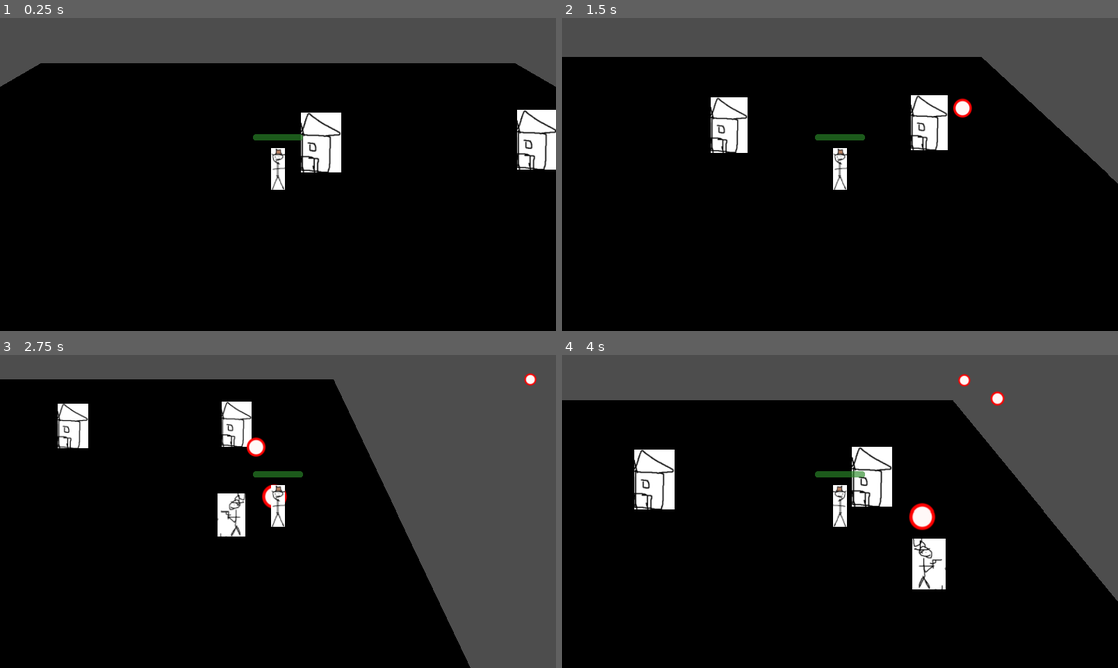
Above: before the commit, frames 1-4 (two rows, left to right).
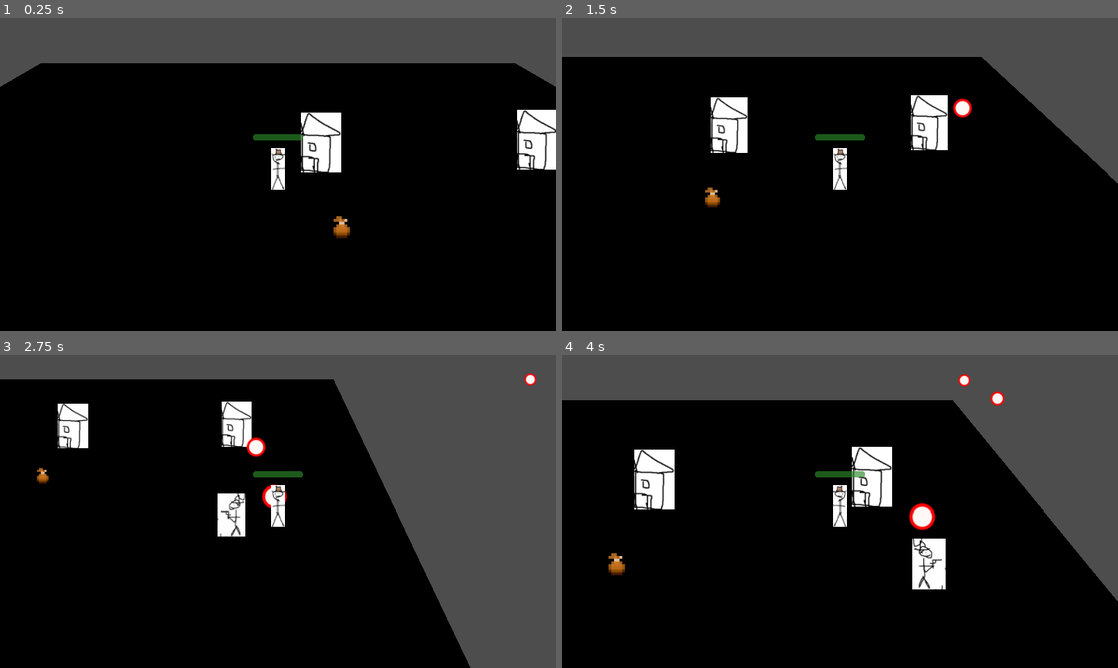
Above: after the commit, the same moments.

Repository: Tristan-Walker/2DTopDownWesternSurvivor
Game: Godot game, scene res://main.tscn
Same seed, same stepped clock (60 frames per second), same inputs: the game is played once before the commit and once after it.
Inputs (mouse positions are in pixels of both pictures, inside the frame that each line leads up to):
- Up to frame 1 (0.25 s): no input
- Up to frame 2 (1.5 s): tap Enter at 0.5 s; move the mouse to (962, 158) at 0.52 s; press the mouse at (962, 158) at 0.53 s; hold D (move_right) 0.53-1.28 s; move the mouse to (728, 190) at 1.27 s; release the mouse at (728, 190) at 1.28 s; hold S (move_down) from 1.28 s (still down); click (728, 190) at 1.35 s
- Up to frame 3 (2.75 s): move the mouse to (333, 442) at 2.02 s; release S (move_down) at 2.03 s; press the mouse at (333, 442) at 2.03 s; hold D (move_right) from 2.03 s (still down)
- Up to frame 4 (4 s): move the mouse to (812, 574) at 2.77 s; release D (move_right) at 2.78 s; release the mouse at (812, 574) at 2.78 s; hold W (move_up) 2.78-3.53 s; click (812, 574) at 2.85 s; move the mouse to (1006, 558) at 3.52 s; press the mouse at (1006, 558) at 3.53 s; hold A (move_left) from 3.53 s (still down)

The runs differ from the first frame. In frame 1, 0.2% of the frame differs, in the area x 60-63%, y 63-71%; in frame 2, 0.1%; in frame 3, less than 0.1%; in frame 4, 0.2%, in the area x 8-12%, y 63-71%.

Commit message:
Working on Loot Randomizer Logic  Got to implement the logic for selecting the proper sprite and trigger functions on enemy death 67

Diff:
--- a/loot.gd
+++ b/loot.gd
@@ -7,12 +7,56 @@
 
 #Individual item chance relative to others
 # For now it'll affect loot bag rarity
-@export var LOOT_DROP_WEIGHT = [0.6,0.39,0.01]
+@export var LOOT_DROP_WEIGHT = [60,39,1]
 # temp rarity implentattion
 # for later: determine loot first then determing bag colour
 # Dictionary  "bag_Colour" : key in LOOT_DROP_WEIGHT
 var bagRarityDict = {"brown":0, "cyan":1, "white":2}
 
-func _test()->void:
-	for key in bagRarityDict:
-		print(bagRarityDict[key]["position"])
+var bagColourResourceDict = {
+	"brown":"res://GameWithTristan/lootBagBrown.png",
+	"cyan" :"res://GameWithTristan/lootBagCyan.png",
+	"white":"res://GameWithTristan/lootBagWhite.png"
+}
+
+# keeps sum of dropweights below 100
+func normalize_item_drop_weights():
+	var sum = 0
+	# force multiplier to be a float
+	var multiplier = 1.0
+
+	for key in LOOT_DROP_WEIGHT:
+		sum += round(LOOT_DROP_WEIGHT[key])
+	# if our sum is greater than 100 then we want then find the
+	# multiplier that will bring it close to 100
+	if sum > 100:
+		multiplier = 100/sum
+
+	for key in LOOT_DROP_WEIGHT:
+		# First do the multiplier
+		LOOT_DROP_WEIGHT[key] = multiplier * float(LOOT_DROP_WEIGHT[key])
+		# if rounding it will make it zero (i.e. it was .4) then make it 1
+		if LOOT_DROP_WEIGHT[key] > 0 && round(LOOT_DROP_WEIGHT[key]) == 0:
+			LOOT_DROP_WEIGHT[key] = 1
+		else:
+			LOOT_DROP_WEIGHT[key] = round(LOOT_DROP_WEIGHT[key])
+
+
+func enemy_drop():
+
+	var drop = randi()%100
+
+	if drop < LOOT_DROP_CHANCE:
+		var lootList = []
+		# putting each loot x amount of times into the loot list then randmly selceting
+		# one. X = loot's drop weight
+
+		for key in bagRarityDict:
+			var dictValue = bagRarityDict[key]
+
+			for i in range(LOOT_DROP_WEIGHT[dictValue]):
+				lootList.append(bagRarityDict[key])
+
+		var lootBag = lootList[randi()%lootList.size()]
+
+		#incomplete implement the get sprite of bag and drop from enemy death
--- a/loot.tscn
+++ b/loot.tscn
@@ -1,6 +1,26 @@
 [gd_scene format=3 uid="uid://cigysd6r5ghfv"]
 
 [ext_resource type="Script" uid="uid://3v641881p2yf" path="res://loot.gd" id="1_joivg"]
+[ext_resource type="Texture2D" uid="uid://d4m4sjl751cek" path="res://GameWithTristan/lootBagBrown.png" id="2_l44s4"]
+
+[sub_resource type="CapsuleShape3D" id="CapsuleShape3D_llsbq"]
+radius = 0.4946289
+height = 1.0058823
 
 [node name="Node3D" type="Node3D" unique_id=487794999]
 script = ExtResource("1_joivg")
+
+[node name="lootBagBrownBody3D" type="StaticBody3D" parent="." unique_id=876718726]
+
+[node name="lootBagBrown_Sprite3D" type="Sprite3D" parent="lootBagBrownBody3D" unique_id=1373726725]
+transform = Transform3D(1.25, 0, 0, 0, 1.25, 0, 0, 0, 1.25, 0, 0.25, 0)
+billboard = 1
+texture = ExtResource("2_l44s4")
+
+[node name="Area3D" type="Area3D" parent="lootBagBrownBody3D" unique_id=468924071]
+transform = Transform3D(1, 0, 0, 0, 1, 0, 0, 0, 1, 0, 0.283, 0)
+collision_layer = 2
+
+[node name="CollisionShape3D" type="CollisionShape3D" parent="lootBagBrownBody3D/Area3D" unique_id=300792619]
+transform = Transform3D(1, 0, 0, 0, 1, 0, 0, 0, 1, 0, 0.00032687187, 0)
+shape = SubResource("CapsuleShape3D_llsbq")
--- a/main.tscn
+++ b/main.tscn
@@ -9,6 +9,7 @@
 [ext_resource type="PackedScene" uid="uid://c7cd6i3sa71mb" path="res://enemy.tscn" id="6_7mycd"]
 [ext_resource type="PackedScene" uid="uid://ip106v34k67g" path="res://hut_building.tscn" id="7_272bh"]
 [ext_resource type="PackedScene" uid="uid://dwe6sw47pmg2c" path="res://in_game_ui.tscn" id="8_kek77"]
+[ext_resource type="PackedScene" uid="uid://cigysd6r5ghfv" path="res://loot.tscn" id="10_4c57u"]
 
 [sub_resource type="PlaneMesh" id="PlaneMesh_0xm2m"]
 
@@ -144,5 +145,8 @@
 offset_right = 7.0
 offset_bottom = 3.0
 
+[node name="Node3D" parent="." unique_id=487794999 instance=ExtResource("10_4c57u")]
+transform = Transform3D(1, 0, 0, 0, 1, 0, 0, 0, 1, 1.1632204, 0, 1.6655946)
+
 [connection signal="health_depleted" from="Player" to="." method="_on_player_health_depleted"]
 [connection signal="timeout" from="EnemySpawner/Timer" to="EnemySpawner" method="_on_timer_timeout"]
Binary file added: GameWithTristan/lootBagBrown.png
Not shown, added: GameWithTristan/lootBagBrown.png.import
Binary file added: GameWithTristan/lootBagCyan.png
Not shown, added: GameWithTristan/lootBagCyan.png.import
Binary file added: GameWithTristan/lootBagWhite.png
Not shown, added: GameWithTristan/lootBagWhite.png.import
